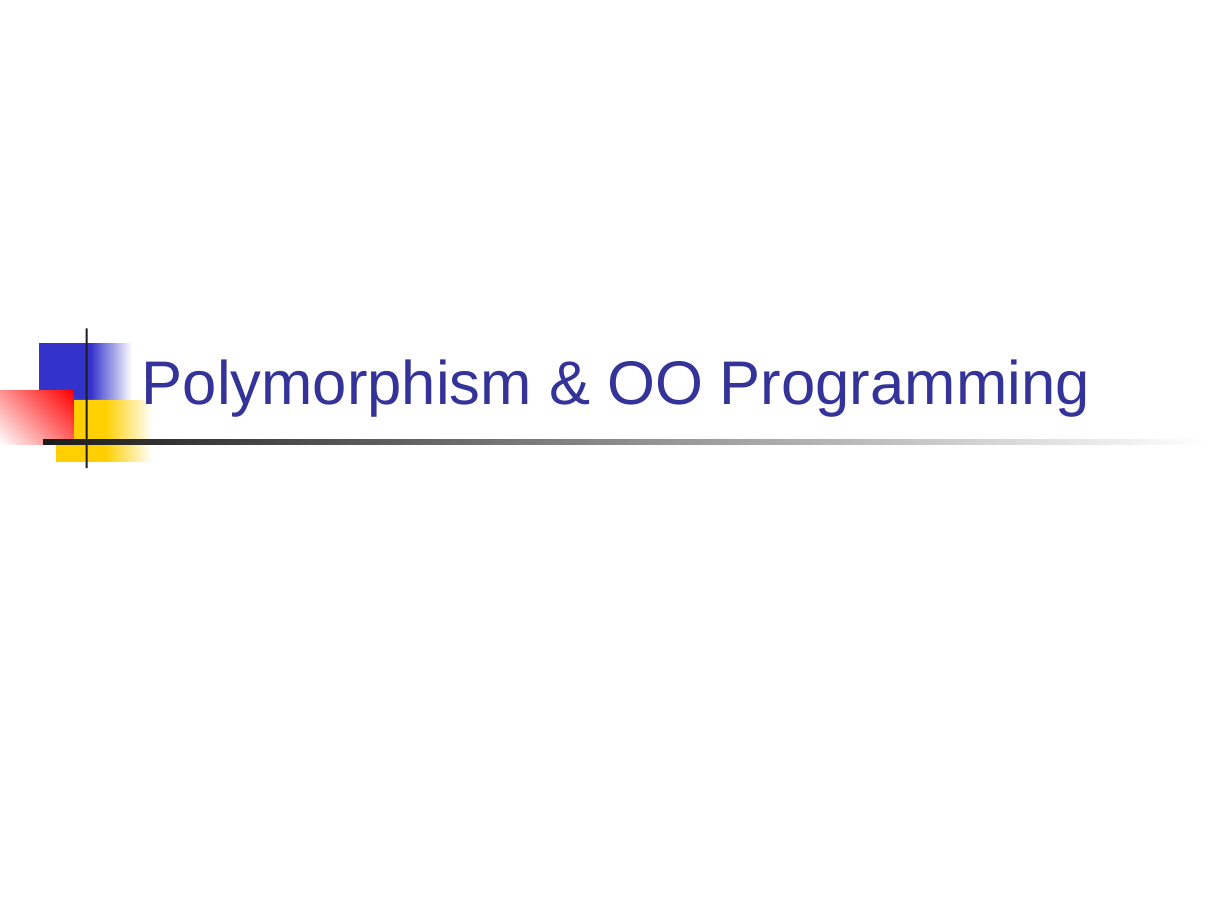
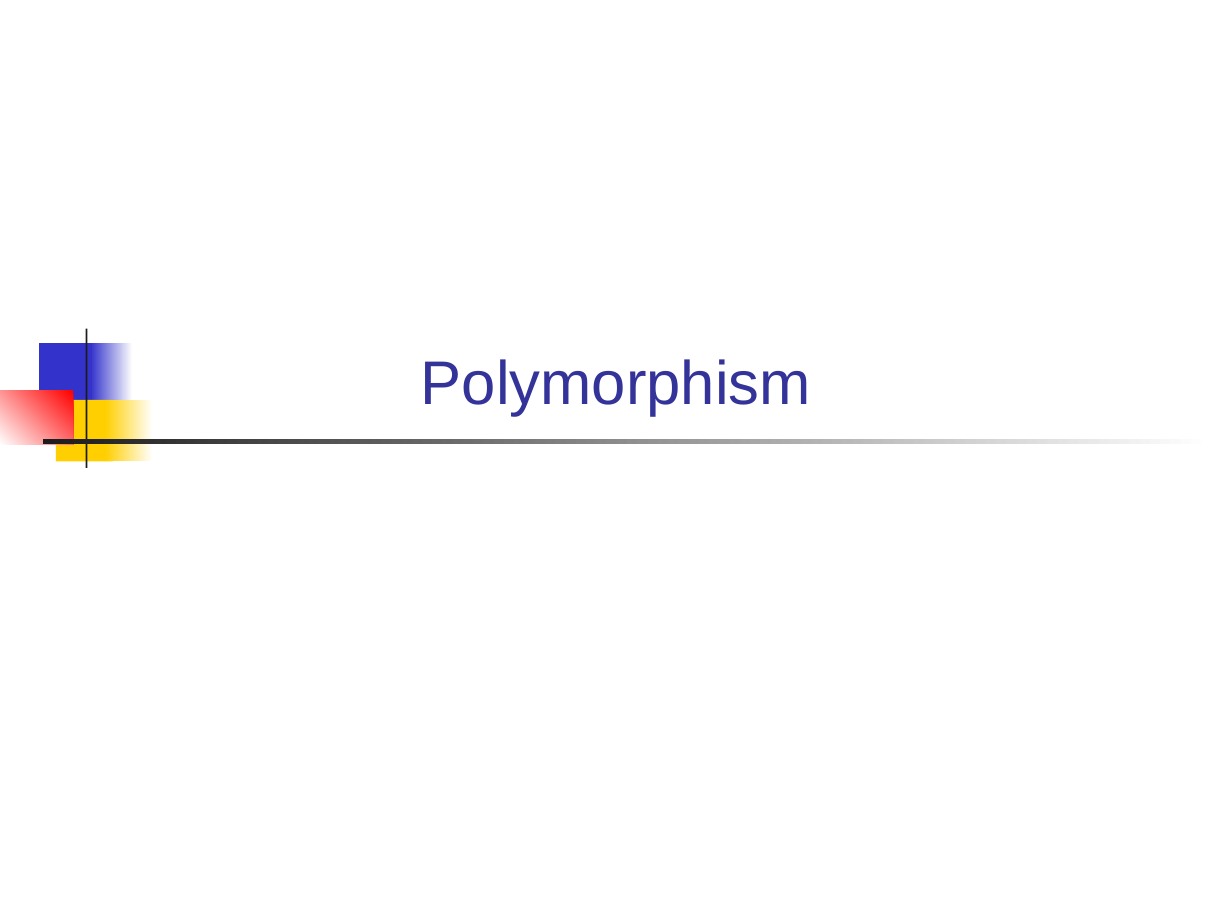
Before and after one commit to skeoop/skeoop.github.io, a slide deck: slide 1 of week2/1-Polymorphism.ppt. Drawn at 1232x924 pixels with LibreOffice and Linux fonts; fonts in the diff are those of the drawing. Boxes give left, top, right and bottom in pixels: in the first picture for what was removed or moved away, otherwise in the second. Text is boxed around its words. In the diff, an @@ line names an element or a change of style, - is before the commit and + after.

```diff
--- a/week2/1-Polymorphism.ppt
+++ b/week2/1-Polymorphism.ppt
@@ title at [421, 359, 811, 415]: text changed @@
-Polymorphism & OO Programming
+Polymorphism
```
Also in this commit, not shown: 7 other slides changed, 2 slides removed, 11 other files.
